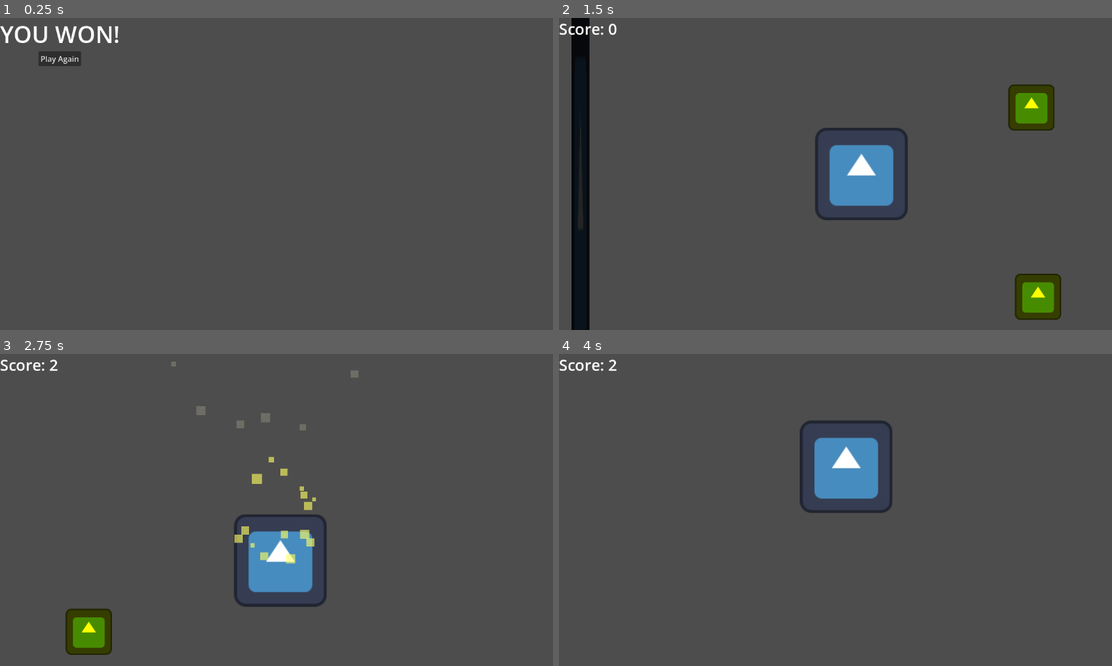
Above: before the commit, frames 1-4 (two rows, left to right).
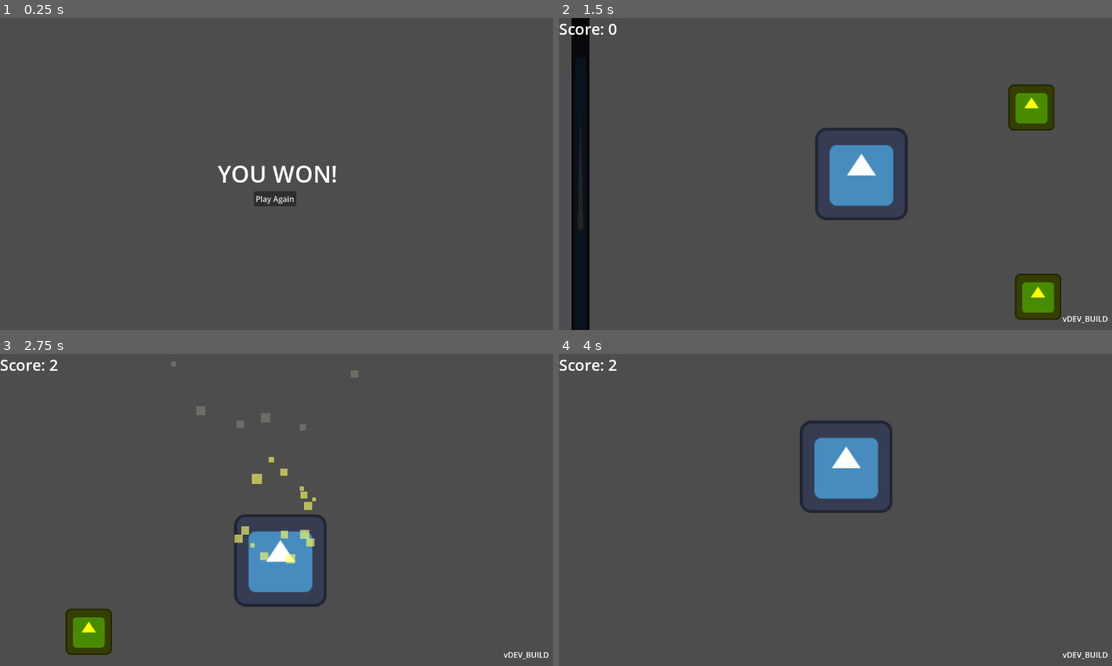
Above: after the commit, the same moments.

Repository: JulianGrey/godot_test
Game: Godot game, scene res://WinScreen.tscn
Two runs of this game, one before a commit and one after it. Both use one fixed random seed, a clock stepped at 60 frames per second and the inputs below. This scene is started directly instead of the project's main scene. The engine's default icon, where the game draws it, is replaced by a stand-in: a white triangle on a blue panel in a dark square.
Inputs:
- Up to frame 1 (0.25 s): no input
- Up to frame 2 (1.5 s): click "Play Again" at 0.5 s; tap Enter at 1.25 s; hold D (move_right) from 1.28 s (still down)
- Up to frame 3 (2.75 s): release D (move_right) at 2.03 s; hold S (move_down) from 2.03 s (still down)
- Up to frame 4 (4 s): release S (move_down) at 2.78 s; hold D (move_right) 2.78-3.53 s; hold W (move_up) from 3.53 s (still down)

The runs differ from the first frame. In frame 1, 1.7% of the frame differs, in the area x 0-61%, y 2-61%; in frame 2, less than 0.1%; in frame 3, less than 0.1%; in frame 4, less than 0.1%.

Commit message:
Add version injection system

Diff:
--- /dev/null
+++ b/Global.gd
@@ -0,0 +1,4 @@
+extends Node
+
+# The CI pipeline will search for "DEV_BUILD" and replace it.
+var version: String = "DEV_BUILD"
--- /dev/null
+++ b/VersionOverlay.tscn
@@ -0,0 +1,20 @@
+[gd_scene format=3 uid="uid://dwtn6w4jqi8wm"]
+
+[ext_resource type="Script" uid="uid://cji2ini0aq16f" path="res://versionLabel.gd" id="1_8saep"]
+
+[node name="VersionOverlay" type="Control" unique_id=1494358576]
+layout_mode = 3
+anchors_preset = 15
+anchor_right = 1.0
+anchor_bottom = 1.0
+grow_horizontal = 2
+grow_vertical = 2
+
+[node name="Label" type="Label" parent="." unique_id=552226536]
+layout_mode = 0
+offset_left = 985.0
+offset_top = 613.0
+offset_right = 1138.0
+offset_bottom = 636.0
+horizontal_alignment = 2
+script = ExtResource("1_8saep")
--- a/WinScreen.tscn
+++ b/WinScreen.tscn
@@ -1,11 +1,11 @@
-[gd_scene load_steps=3 format=3 uid="uid://cny22oupr70gx"]
+[gd_scene format=3 uid="uid://cny22oupr70gx"]
 
 [ext_resource type="Script" uid="uid://dst7nj6d20pb" path="res://win_screen.gd" id="1_a03an"]
 
 [sub_resource type="LabelSettings" id="LabelSettings_ok131"]
 font_size = 48
 
-[node name="WinScreen" type="Control"]
+[node name="WinScreen" type="Control" unique_id=1169750095]
 layout_mode = 3
 anchors_preset = 15
 anchor_right = 1.0
@@ -14,21 +14,21 @@
 grow_vertical = 2
 script = ExtResource("1_a03an")
 
-[node name="Label" type="Label" parent="."]
+[node name="Label" type="Label" parent="." unique_id=1828876612]
 layout_mode = 0
-offset_right = 40.0
-offset_bottom = 23.0
+offset_right = 1151.0
+offset_bottom = 648.0
 text = "YOU WON!"
 label_settings = SubResource("LabelSettings_ok131")
 horizontal_alignment = 1
 vertical_alignment = 1
 
-[node name="Button" type="Button" parent="."]
+[node name="Button" type="Button" parent="." unique_id=2118498278]
 layout_mode = 0
-offset_left = 80.0
-offset_top = 69.0
-offset_right = 168.0
-offset_bottom = 100.0
+offset_left = 526.0
+offset_top = 360.0
+offset_right = 614.0
+offset_bottom = 391.0
 text = "Play Again"
 
 [connection signal="pressed" from="Button" to="." method="_on_button_pressed"]
--- a/hud.tscn
+++ b/hud.tscn
@@ -1,14 +1,14 @@
-[gd_scene load_steps=3 format=3 uid="uid://dqx3r4j6hre0i"]
+[gd_scene format=3 uid="uid://dqx3r4j6hre0i"]
 
 [ext_resource type="Script" uid="uid://76b8bei3j8ae" path="res://hud.gd" id="1_37p78"]
 
 [sub_resource type="LabelSettings" id="LabelSettings_64ctp"]
 font_size = 32
 
-[node name="HUD" type="CanvasLayer"]
+[node name="HUD" type="CanvasLayer" unique_id=1430367761]
 script = ExtResource("1_37p78")
 
-[node name="Label" type="Label" parent="."]
+[node name="Label" type="Label" parent="." unique_id=707395337]
 offset_right = 40.0
 offset_bottom = 23.0
 text = "Score: 0"
--- a/project.godot
+++ b/project.godot
@@ -22,6 +22,7 @@
 [autoload]
 
 GameManager="*res://GameManager.gd"
+Global="*uid://dy2r0aap5a5ab"
 
 [dotnet]
 
--- /dev/null
+++ b/versionLabel.gd
@@ -0,0 +1,5 @@
+extends Label
+
+func _ready():
+	# Access the singleton we created in Step 1
+	text = "v" + Global.version
--- a/world.tscn
+++ b/world.tscn
@@ -1,47 +1,50 @@
-[gd_scene load_steps=7 format=3 uid="uid://btv62oaniqky"]
+[gd_scene format=3 uid="uid://btv62oaniqky"]
 
 [ext_resource type="Script" uid="uid://xf2nb8ayidrw" path="res://world.gd" id="1_036b0"]
 [ext_resource type="PackedScene" uid="uid://chw01xglefkhe" path="res://player.tscn" id="1_fj7yv"]
 [ext_resource type="Texture2D" uid="uid://cqyffgy7yln38" path="res://icon.svg" id="2_tlwt5"]
 [ext_resource type="PackedScene" uid="uid://cun3yc4mcwcpv" path="res://coin.tscn" id="3_tlwt5"]
 [ext_resource type="PackedScene" uid="uid://dqx3r4j6hre0i" path="res://hud.tscn" id="4_aqk2v"]
+[ext_resource type="PackedScene" uid="uid://dwtn6w4jqi8wm" path="res://VersionOverlay.tscn" id="6_dwbse"]
 
 [sub_resource type="RectangleShape2D" id="RectangleShape2D_aqk2v"]
 size = Vector2(24, 727)
 
-[node name="World" type="Node2D"]
+[node name="World" type="Node2D" unique_id=1176960207]
 script = ExtResource("1_036b0")
 
-[node name="Player" parent="." instance=ExtResource("1_fj7yv")]
+[node name="Player" parent="." unique_id=1106474205 instance=ExtResource("1_fj7yv")]
 
-[node name="StaticBody2D" type="StaticBody2D" parent="."]
+[node name="StaticBody2D" type="StaticBody2D" parent="." unique_id=671467635]
 
-[node name="Sprite2D" type="Sprite2D" parent="StaticBody2D"]
+[node name="Sprite2D" type="Sprite2D" parent="StaticBody2D" unique_id=569524641]
 modulate = Color(0.14044744, 0.14044744, 0.14044744, 1)
 position = Vector2(-338.25, 65.49999)
 scale = Vector2(0.19140631, 5.6796875)
 texture = ExtResource("2_tlwt5")
 
-[node name="CollisionShape2D" type="CollisionShape2D" parent="StaticBody2D"]
+[node name="CollisionShape2D" type="CollisionShape2D" parent="StaticBody2D" unique_id=298517684]
 position = Vector2(-338, 66.5)
 shape = SubResource("RectangleShape2D_aqk2v")
 
-[node name="Coin" parent="." instance=ExtResource("3_tlwt5")]
+[node name="Coin" parent="." unique_id=1152415494 instance=ExtResource("3_tlwt5")]
 position = Vector2(294, 170)
 
-[node name="Coin2" parent="." instance=ExtResource("3_tlwt5")]
+[node name="Coin2" parent="." unique_id=1415542026 instance=ExtResource("3_tlwt5")]
 position = Vector2(285, -92)
 
-[node name="Coin3" parent="." instance=ExtResource("3_tlwt5")]
+[node name="Coin3" parent="." unique_id=2105588680 instance=ExtResource("3_tlwt5")]
 position = Vector2(49, 335)
 
-[node name="Coin4" parent="." instance=ExtResource("3_tlwt5")]
+[node name="Coin4" parent="." unique_id=1419224193 instance=ExtResource("3_tlwt5")]
 position = Vector2(-107, 271)
 
-[node name="Coin5" parent="." instance=ExtResource("3_tlwt5")]
+[node name="Coin5" parent="." unique_id=871473963 instance=ExtResource("3_tlwt5")]
 position = Vector2(-444, -164)
 
-[node name="Coin6" parent="." instance=ExtResource("3_tlwt5")]
+[node name="Coin6" parent="." unique_id=1695885317 instance=ExtResource("3_tlwt5")]
 position = Vector2(-420, 299)
 
-[node name="HUD" parent="." instance=ExtResource("4_aqk2v")]
+[node name="HUD" parent="." unique_id=376391160 instance=ExtResource("4_aqk2v")]
+
+[node name="VersionOverlay" parent="HUD" unique_id=1494358576 instance=ExtResource("6_dwbse")]
Not shown, added: Global.gd.uid
Not shown, added: versionLabel.gd.uid
Not shown, changed: .github/workflows/main.yml
